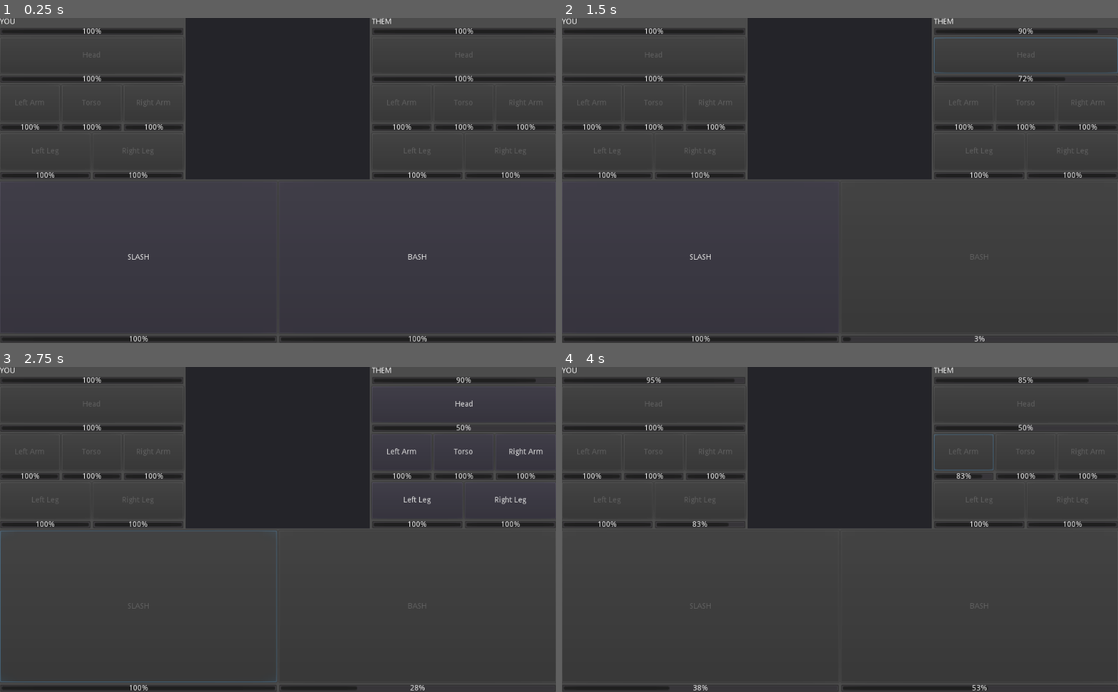
Above: before the commit, frames 1-4 (two rows, left to right).
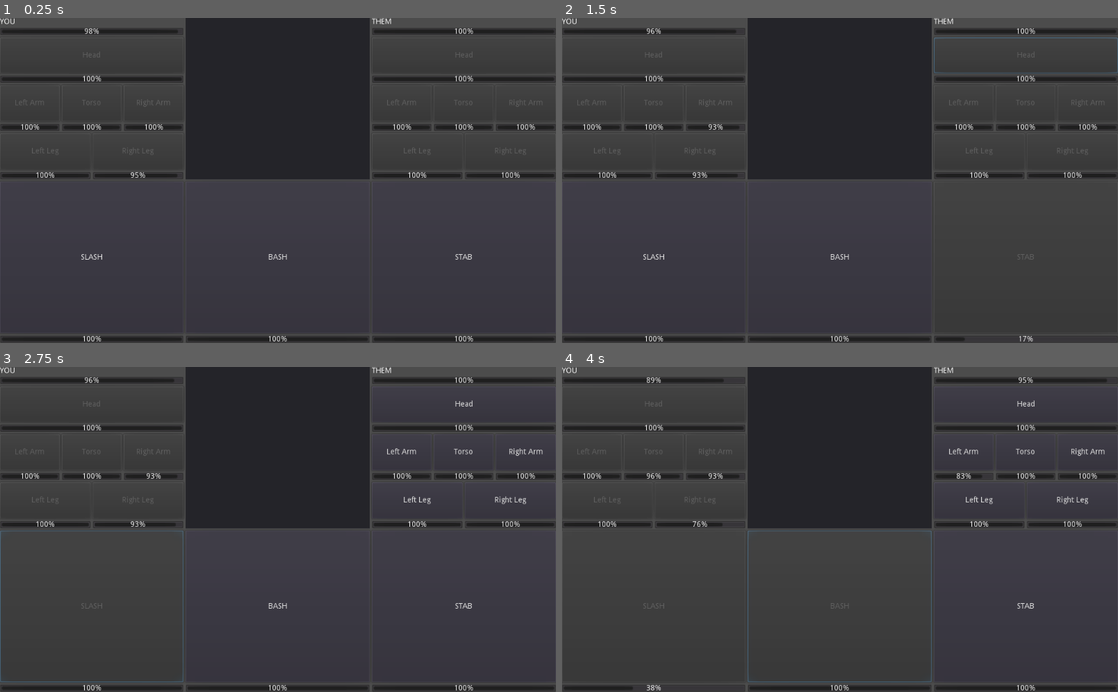
Above: after the commit, the same moments.

Repository: CertifiedIdiots/Tick
Game: Godot game, scene res://Game.tscn
Two runs of this game, one before a commit and one after it. Both use one fixed random seed, a clock stepped at 60 frames per second and the inputs below.
Inputs (mouse positions are in pixels of both pictures, inside the frame that each line leads up to):
- Up to frame 1 (0.25 s): no input
- Up to frame 2 (1.5 s): click (1023, 258) at 0.5 s, where only the run after the commit has a clickable "STAB"; click "Head" at 1.25 s
- Up to frame 3 (2.75 s): click "SLASH" at 2 s
- Up to frame 4 (4 s): click "Left Arm" at 2.75 s; click (840, 607) at 3.5 s, where only the run after the commit has a clickable "BASH"

The runs differ from the first frame. In frame 1, 0.4% of the frame differs, in the area x 14-86%, y 3-100%; in frame 2, 0.7%; in frame 3, 0.9%; in frame 4, 1.3%, in the area x 12-100%, y 3-100%.

Commit message:
test weapon, start armor

Diff:
--- a/Game/Entities/Entity.gd
+++ b/Game/Entities/Entity.gd
@@ -19,7 +19,14 @@
 
 var slots = {
 	"Left Arm": Items.weapon("Sword"),
-	"Right Arm": Items.weapon("Mace")
+	"Right Arm": Items.weapon("Mace"),
+	"Third Arm": Items.weapon("Spear"),
+}
+
+var armor_slots = {
+	"Head": Items.armor("Helmet"),
+	"Torso": Items.armor("Chestplate"),
+	"Legs": Items.armor("Leggings")
 }
 
 var accuracy = 1.5
--- a/Game/Entities/Player.gd
+++ b/Game/Entities/Player.gd
@@ -2,4 +2,4 @@
 extends Entity
 
 func _init(name: String).(name):
-	accuracy = 3.0
+	return
--- /dev/null
+++ b/Game/Items/Armor.gd
@@ -0,0 +1,12 @@
+class_name Armor
+
+var name: String
+var slots
+var defense: float
+var agility: float
+
+func _init(name: String, slots, defense, agility):
+	self.name = name
+	self.slots = slots
+	self.defense = defense
+	self.agility = agility
--- a/Game/Items/Items.gd
+++ b/Game/Items/Items.gd
@@ -2,7 +2,8 @@
 
 var weapons = {
 	"Sword": Sword,
-	"Mace": Mace
+	"Mace": Mace,
+	"Spear": Spear
 }
 
 class Sword extends Weapon:
@@ -13,5 +14,30 @@
 	func _init().("Mace", ["Left Arm", "Right Arm"], [Skill.new("BASH", 5, 50)]):
 		pass
 
+class Spear extends Weapon:
+	func _init().("Spear", [], [Skill.new("STAB", 1, 10)]):
+		pass
+
 func weapon(name: String):
 	return weapons[name].new()
+
+var armor = {
+	"Helmet": Helmet,
+	"Chestplate": Chestplate,
+	"Leggings": Leggings
+}
+
+class Helmet extends Armor:
+	func _init().("Helmet", ["Head"], 10, -2):
+		pass
+
+class Chestplate extends Armor:
+	func _init().("Chestplate", ["Torso"], 10, -2):
+		pass
+
+class Leggings extends Armor:
+	func _init().("Leggings", ["Legs"], 10, -2):
+		pass
+
+func armor(name: String):
+	return armor[name].new()
--- a/project.godot
+++ b/project.godot
@@ -9,6 +9,11 @@
 config_version=4
 
 _global_script_classes=[ {
+"base": "Reference",
+"class": "Armor",
+"language": "GDScript",
+"path": "res://Game/Items/Armor.gd"
+}, {
 "base": "Entity",
 "class": "Enemy",
 "language": "GDScript",
@@ -45,6 +50,7 @@
 "path": "res://Game/Items/Weapon.gd"
 } ]
 _global_script_class_icons={
+"Armor": "",
 "Enemy": "",
 "Entity": "",
 "Head": "",
